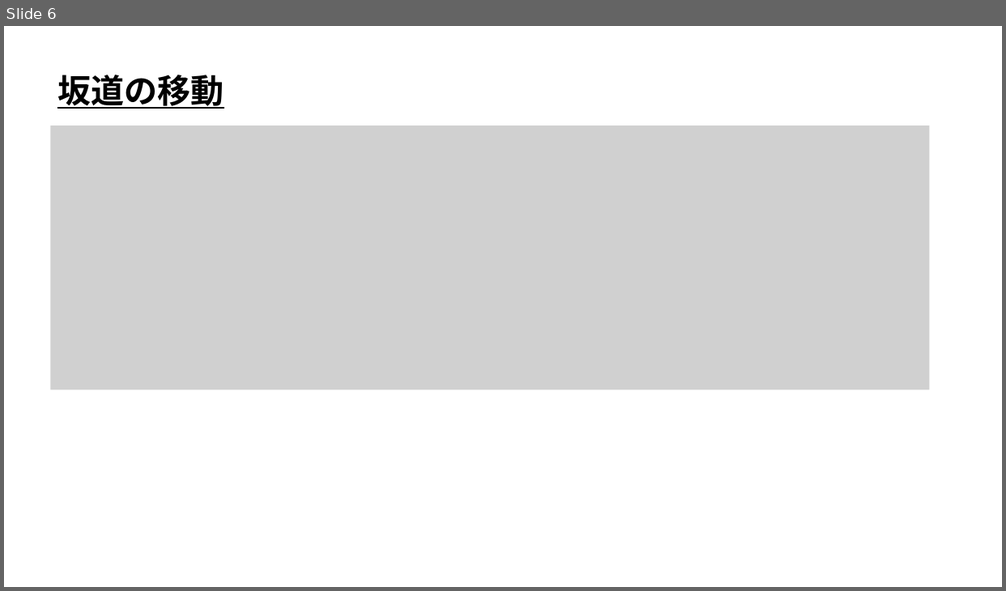
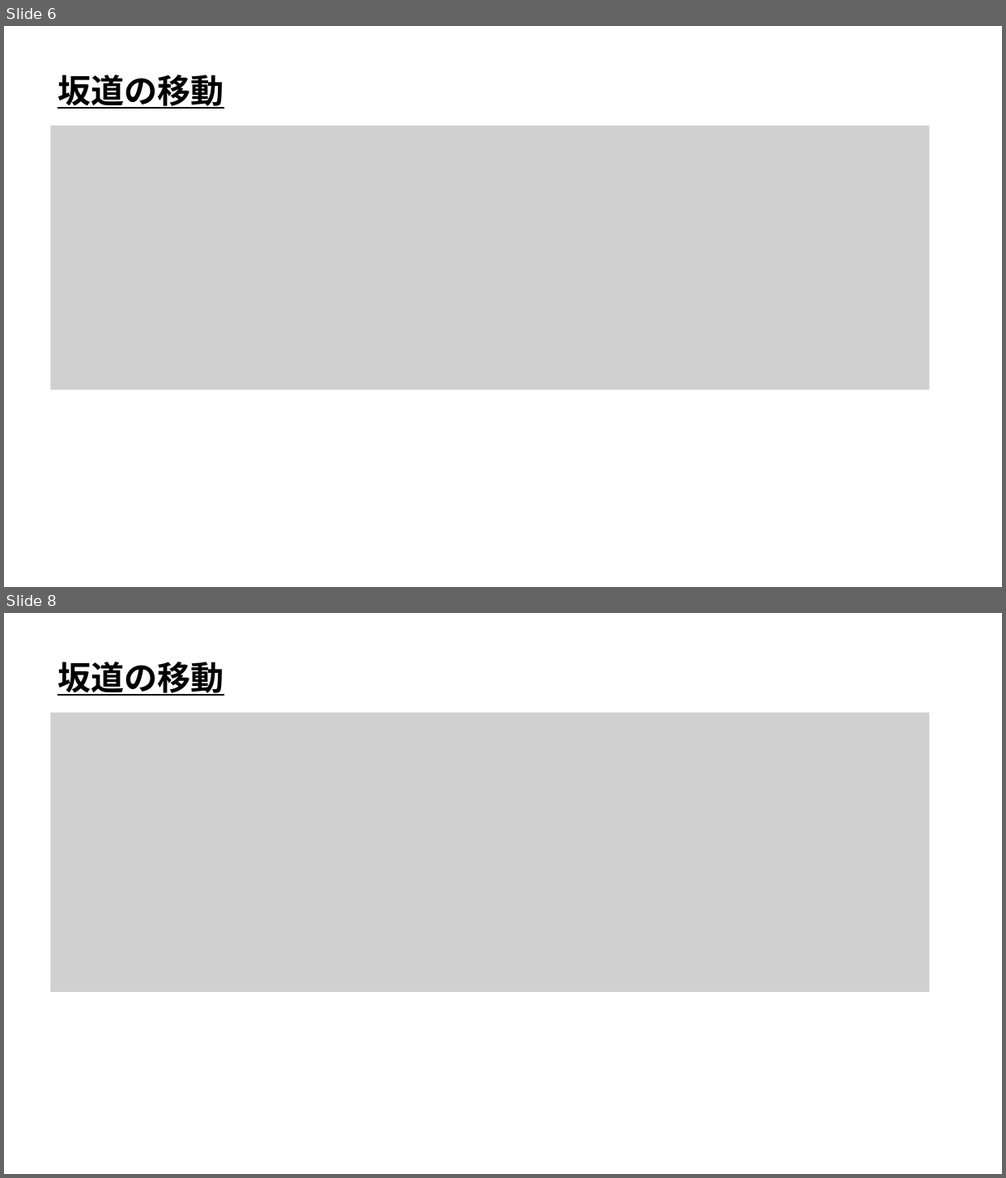
Before and after one commit to ArakiYusuke-Ohara/Textbook, a slide deck: ゲーム科1年/00_前期/ゲームプログラミングⅢ/ゲーム数学/実習/00_坂道の移動.pptx. Shown one above the other, each under a label of ours: slide 6 before the commit, slides 6 and 8 after it; the slides between them are not shown. The pictures are 1006x591 and 1006x1178 pixels, drawn with LibreOffice and Linux fonts; fonts in the diff are those of the drawing; grey boxes stand for pictures. Boxes give left, top, right and bottom in pixels: in the first picture for what was removed or moved away, otherwise in the second. Text is boxed around its words. In the diff, an @@ line names an element or a change of style, - is before the commit and + after.

```diff
--- a/ゲーム科1年/00_前期/ゲームプログラミングⅢ/ゲーム数学/実習/00_坂道の移動.pptx
+++ b/ゲーム科1年/00_前期/ゲームプログラミングⅢ/ゲーム数学/実習/00_坂道の移動.pptx
@@ slide 8 added at (x1=4, y1=613, x2=1002, y2=1174), background #FFFFFF @@
@@ text added at (x1=57, y1=662, x2=224, y2=696), 32 pt, text #000000, bold, underline @@
+坂道の移動
@@ picture added at (x1=50, y1=713, x2=929, y2=993) @@
```
Also in this commit, not shown: 1 slide changed, 1 other slide added, 1 slide removed, 36 other files.
